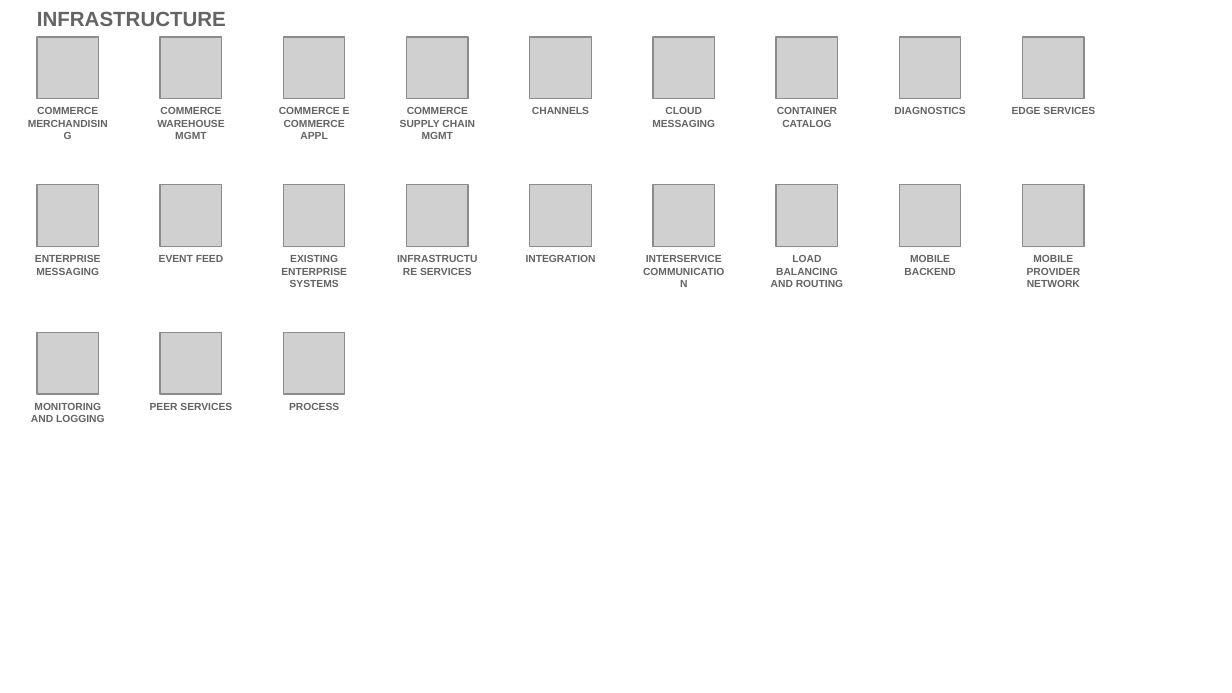
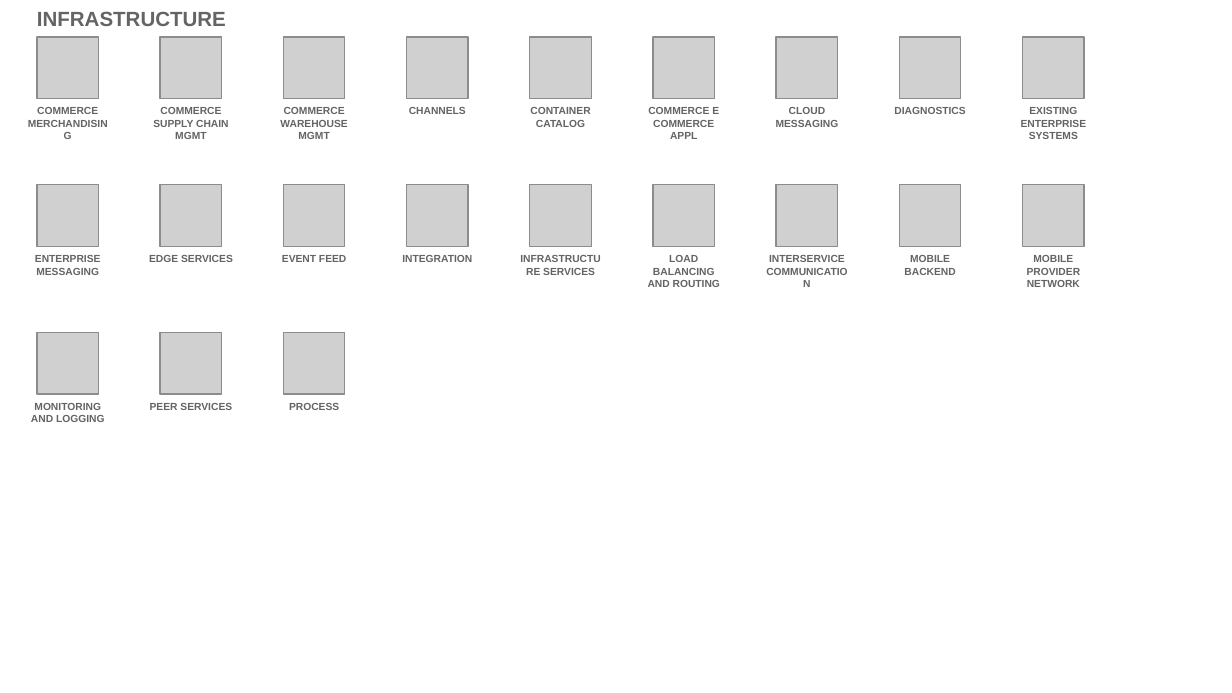
Before and after one commit to l2fprod/myarchitecture, a slide deck: slide 18 of mycatalog-architecture-diagram-template.pptx. Drawn at 1232x693 pixels with LibreOffice and Linux fonts; fonts in the diff are those of the drawing; grey boxes stand for pictures. Boxes give left, top, right and bottom in pixels: in the first picture for what was removed or moved away, otherwise in the second. Text is boxed around its words. In the diff, an @@ line names an element or a change of style, - is before the commit and + after.

```diff
--- a/mycatalog-architecture-diagram-template.pptx
+++ b/mycatalog-architecture-diagram-template.pptx
@@ text at (153, 107, 229, 139): text changed @@
-COMMERCE WAREHOUSE MGMT
+COMMERCE SUPPLY CHAIN MGMT
@@ text at (280, 107, 347, 139): text changed @@
-COMMERCE E COMMERCE APPL
+COMMERCE WAREHOUSE MGMT
@@ text removed at (400, 107, 475, 139) @@
-COMMERCE SUPPLY CHAIN MGMT
@@ text "CONTAINER CATALOG": place and size @@
-text "CONTAINER CATALOG" at (777, 107, 837, 127)
+text "CONTAINER CATALOG" at (530, 107, 590, 127)
@@ text added at (648, 107, 719, 139), 6 pt, text #646365, bold @@
+COMMERCE E COMMERCE APPL
@@ text at (1021, 107, 1087, 139): text changed @@
-EDGE SERVICES
+EXISTING ENTERPRISE SYSTEMS
@@ text added at (149, 255, 233, 262), 6 pt, text #646365, bold @@
+EDGE SERVICES
@@ text removed at (281, 255, 347, 287) @@
-EXISTING ENTERPRISE SYSTEMS
@@ 3 texts: place and size @@
-3 texts at (526, 107, 843, 287)
+3 texts at (402, 107, 720, 287)
@@ 4 texts: place and size @@
-4 texts at (159, 107, 722, 275)
+4 texts at (282, 107, 845, 275)
```
Also in this commit, not shown: 17 other slides changed.
